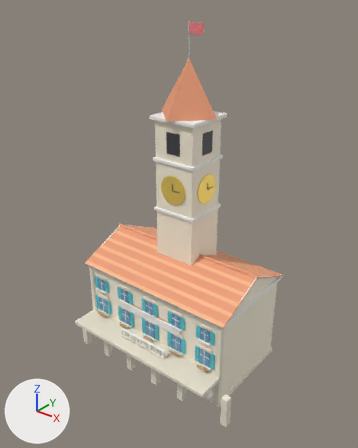
Two versions of the Blender file source-art/bayview/town_hall.blend, one commit apart.
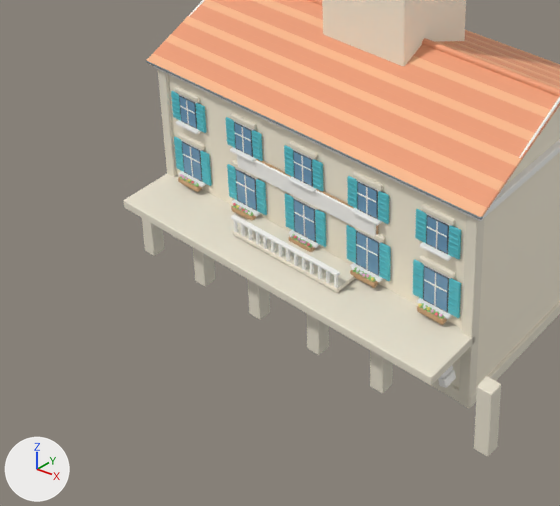
Each version appears first whole from a 50 mm camera at (32.6, -41.4, 43.2) aimed at (1.1, -2.0, 18.7), and next in a close-up on the part from 7% to 71% of the width and 53% to 100% of the height. Every picture has the same lights, and +X, +Y and +Z are marked at lower left. The older version's two pictures come first.

Names of what the first close-up shows: 'Visual'.
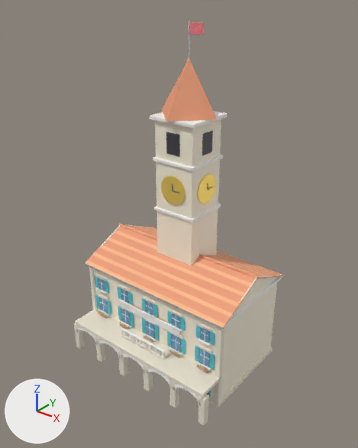
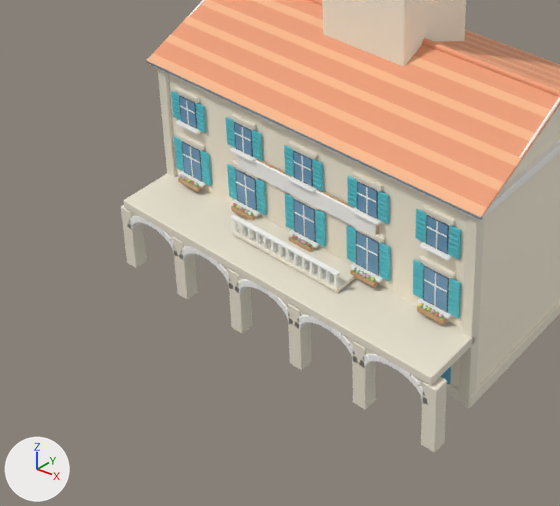
Location of each change, (x1, y1, x2, y2) in pixels of the close-ups (560 x 506 px; the box of a moved part takes in the faces that stretch with it):
'Visual', reshaped
    before: (124, 0, 560, 457)
    after: (121, 0, 560, 453)
part 1 of me_cube, moved or reshaped
    before: (142, 218, 165, 256)
    after: (121, 205, 147, 268)
part 2 of me_cube, moved or reshaped (not visible before)
    after: (133, 216, 141, 223)
part 3 of me_cube, moved or reshaped (not visible before)
    after: (155, 225, 164, 235)
part 4 of me_cube, moved or reshaped (not visible before)
    after: (163, 231, 171, 242)
part 5 of me_cube, deleted (mostly hidden)
    before: (193, 248, 501, 457)
part 6 of me_cube, added
    after: (172, 237, 447, 453)

The change, as a diff of the scene's bpy script:
```diff
--- a/source-art/bayview/town_hall.blend.py
+++ b/source-art/bayview/town_hall.blend.py
@@ me_cube @@
 # used by ob_visual; location = (0.0, 0.0, 5.5)
-me_cube.from_pydata(...)  # 21900 vertices, 21364 faces; spans x -10.6..12.4, y -9.3..6.6, z -5.5..34.3
+me_cube.from_pydata(...)  # 22860 vertices, 22084 faces; spans x -10.6..10.6, y -9.3..6.6, z -5.5..34.3
+# me_cube part 1: the loose piece of 56 vertices spanning x -10.4..-9.6, y -8.0..-7.2, z -5.5..-1.7 is moved by (0.0, -1.3, 0.0)
+# me_cube part 2: the loose piece of 56 vertices spanning x -9.5..-8.8, y -8.0..-7.2, z -2.3..-1.7 is moved by (0.0, -1.3, 0.0)
+# me_cube part 3: the loose piece of 56 vertices spanning x -7.7..-7.1, y -8.0..-7.2, z -2.0..-1.5 is moved by (0.0, -1.3, 0.0)
+# me_cube part 4: the loose piece of 56 vertices spanning x -7.2..-6.5, y -8.0..-7.2, z -2.3..-1.7 is moved by (0.0, -1.3, 0.0)
+# me_cube part 5: 41 loose pieces with 2296 vertices, spanning x -6.4..12.4, y -8.0..-7.2, z -5.5..-1.5, are deleted
+# me_cube part 6: 3096 vertices added at x -6.4..10.4, y -9.3..-8.5, z -5.5..-1.5
+# other edits to the shape of me_cube do not show in these pictures
 me_cube.materials.append(mat_tint_wall)
```
